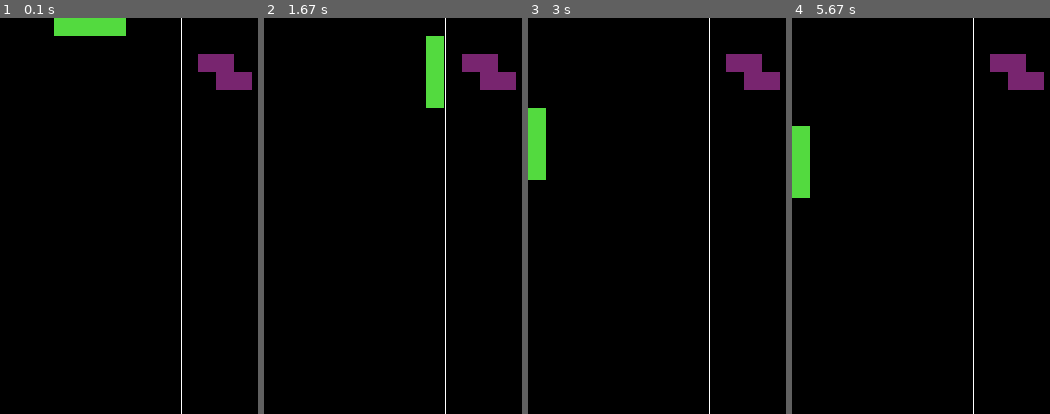
Above: before the commit, frames 1-4 (left to right).
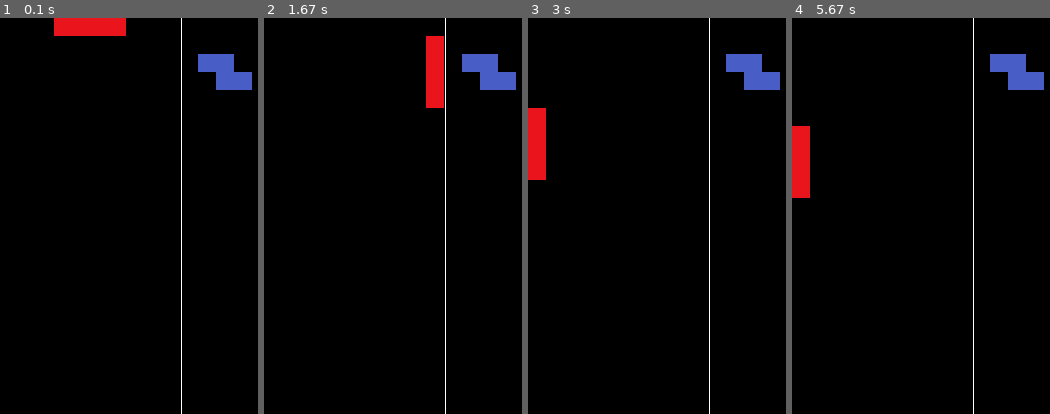
Above: after the commit, the same moments.

Repository: ZolotarevAlexandr/tetris_pygame_project
Game: pygame game, started from tetris.py
Same seed, same stepped clock (60 frames per second), same inputs: the game is played once before the commit and once after it.
Inputs:
- Up to frame 1 (0.1 s): no input
- Up to frame 2 (1.67 s): hold Right 0.33-0.8 s; hold Up 0.83-1.13 s; hold Right 1.17-1.63 s
- Up to frame 3 (3 s): hold Left 1.67-2.2 s; hold Down 2.23-2.53 s; tap Space at 2.57 s
- Up to frame 4 (5.67 s): hold R 3.73-4.37 s; hold Right 3.73-4.37 s; tap Space at 5.47 s

The runs differ from the first frame. In frame 1, 2.5% of the frame differs, in the area x 20-98%, y 0-19%; in frame 2, 2.5%; in frame 3, 2.5%; in frame 4, 2.5%.

Commit message:
Added: game restart Changed: block colors

Diff:
--- a/tetris.py
+++ b/tetris.py
@@ -26,13 +26,13 @@
 
 colors = (
     (0, 0, 0),
+    (255, 200, 46),  # orange
     (0, 119, 211), # blue
     (72, 93, 197), # dark blue
-    (120, 37, 111), # purple
-    (234, 20, 28), # red
+    (83, 218, 63),  # green
     (254, 251, 52), # yellow
-    (83, 218, 63), # green
-    (255, 200, 46) # orange
+    (234, 20, 28),  # red
+    (120, 37, 111)  # purple
 )
 
 cell_size = 18
@@ -201,19 +201,22 @@
                     quit_game()
                 elif event.type == drop_event and not self.game_over:
                     self.drop()
-                elif event.type == pygame.KEYDOWN and not self.game_over:
-                    if event.key == pygame.K_UP:
-                        self.rotate()
-                    if event.key == pygame.K_LEFT:
-                        self.move_block(-1)
-                    if event.key == pygame.K_RIGHT:
-                        self.move_block(+1)
-                    if event.key == pygame.K_DOWN:
-                        self.drop()
-                    if event.key == pygame.K_ESCAPE:
-                        quit_game()
-                    if event.key == pygame.K_SPACE:
-                        self.set_pause()
+                elif event.type == pygame.KEYDOWN:
+                    if not self.game_over:
+                        if event.key == pygame.K_UP:
+                            self.rotate()
+                        if event.key == pygame.K_LEFT:
+                            self.move_block(-1)
+                        if event.key == pygame.K_RIGHT:
+                            self.move_block(+1)
+                        if event.key == pygame.K_DOWN:
+                            self.drop()
+                        if event.key == pygame.K_ESCAPE:
+                            quit_game()
+                        if event.key == pygame.K_SPACE:
+                            self.set_pause()
+                    if event.key == pygame.K_r:
+                        self.new_game()
             clock.tick(FPS)
 
 
